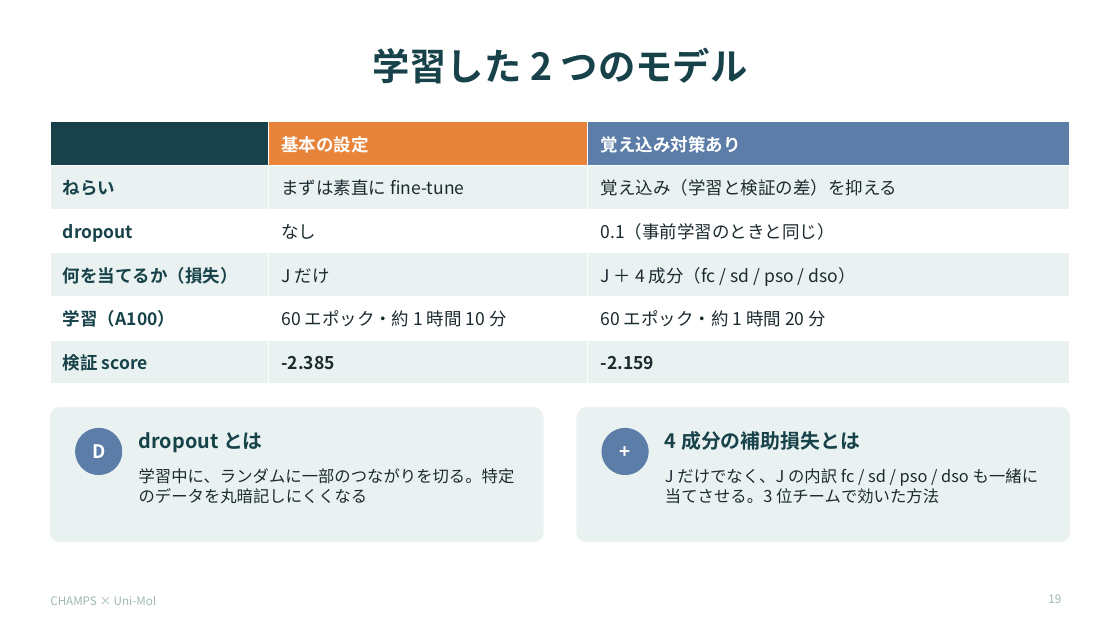
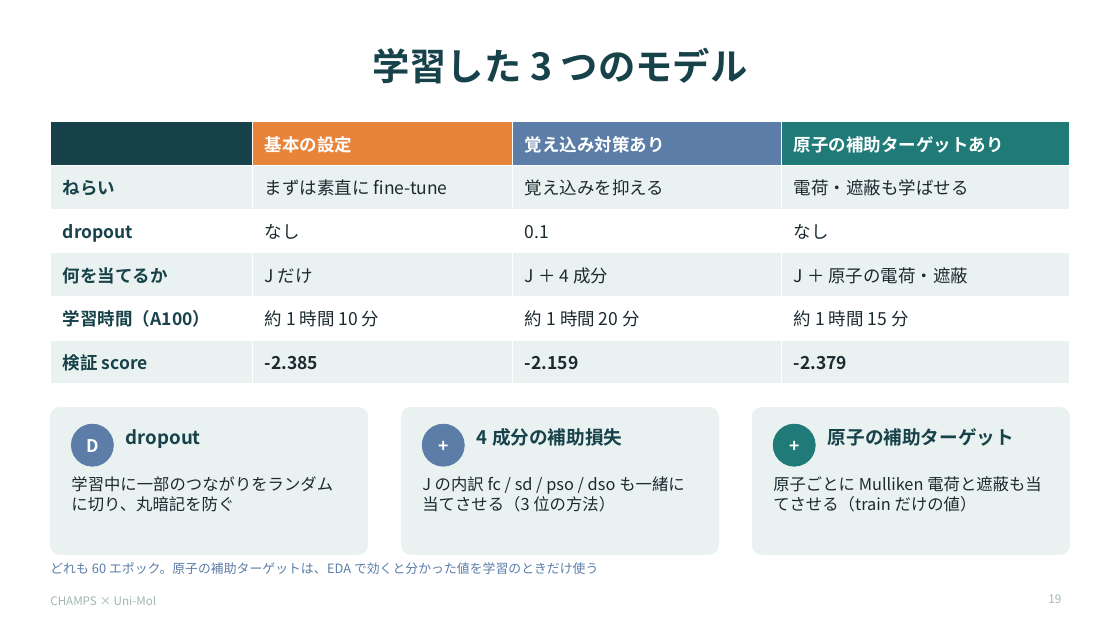
Before and after one commit to kino0120/predicting-molecular-properties, a slide deck: slide 19 of slides/champs_unimol.pptx. Drawn at 1120x630 pixels with LibreOffice and Linux fonts; fonts in the diff are those of the drawing. Boxes give left, top, right and bottom in pixels: in the first picture for what was removed or moved away, otherwise in the second. Text is boxed around its words. In the diff, an @@ line names an element or a change of style, - is before the commit and + after.

```diff
--- a/slides/champs_unimol.pptx
+++ b/slides/champs_unimol.pptx
@@ title at box(372, 47, 748, 84): text changed @@
-学習した 2 つのモデル
+学習した 3 つのモデル
@@ table at box(50, 122, 1070, 375) @@
-column 1:  | ねらい | dropout | 何を当てるか（損失） | 学習（A100） | 検証 score
-column 2: 基本の設定 | まずは素直に fine-tune | なし | J だけ | 60 エポック・約 1 時間 10 分 | -2.385
-column 3: 覚え込み対策あり | 覚え込み（学習と検証の差）を抑える | 0.1（事前学習のときと同じ） | J ＋ 4 成分（fc / sd / pso / dso） | 60 エポック・約 1 時間 20 分 | -2.159
+column 1:  | ねらい | dropout | 何を当てるか | 学習時間（A100） | 検証 score
+column 2: 基本の設定 | まずは素直に fine-tune | なし | J だけ | 約 1 時間 10 分 | -2.385
+column 3: 覚え込み対策あり | 覚え込みを抑える | 0.1 | J ＋ 4 成分 | 約 1 時間 20 分 | -2.159
+column 4: 原子の補助ターゲットあり | 電荷・遮蔽も学ばせる | なし | J ＋ 原子の電荷・遮蔽 | 約 1 時間 15 分 | -2.379
@@ rounded rectangle: place and size @@
-rounded rectangle at box(50, 408, 544, 542)
+rounded rectangle at box(50, 408, 368, 555)
@@ rounded rectangle at box(50, 408, 368, 555): proportions changed @@
@@ rounded rectangle at box(402, 408, 719, 555): proportions changed @@
@@ rounded rectangle: place and size @@
-rounded rectangle at box(577, 408, 1070, 542)
+rounded rectangle at box(402, 408, 719, 555)
@@ rounded rectangle added at box(753, 408, 1070, 555), fill #EAF2F1, outline #EAF2F1 0.75 pt @@
@@ text "D" at box(86, 439, 98, 452): size 16 to 15 pt @@
@@ ellipse: place and size @@
-ellipse at box(76, 429, 122, 475)
+ellipse at box(71, 424, 113, 466)
@@ text at box(126, 429, 201, 448): text changed; size 17 to 16 pt @@
-dropout とは
+dropout
@@ text "+" at box(423, 424, 465, 466): size 16 to 15 pt @@
@@ ellipse: place and size @@
-ellipse at box(602, 429, 649, 475)
+ellipse at box(423, 424, 465, 466)
@@ text "+": place and size @@
-text "+" at box(602, 429, 649, 475)
+text "+" at box(423, 424, 465, 466)
@@ text at box(477, 428, 622, 446): text changed; size 17 to 16 pt @@
-4 成分の補助損失とは
+4 成分の補助損失
@@ ellipse added at box(774, 424, 816, 466), fill #1F7A78, outline #1F7A78 0.75 pt @@
@@ text added at box(774, 424, 816, 466), 15 pt, text #FFFFFF, bold @@
++
@@ text added at box(828, 428, 1014, 446), 16 pt, text #17424A, bold @@
+原子の補助ターゲット
@@ text at box(71, 476, 333, 512): text changed @@
-学習中に、ランダムに一部のつながりを切る。特定のデータを丸暗記しにくくなる
+学習中に一部のつながりをランダムに切り、丸暗記を防ぐ
@@ text at box(422, 476, 684, 512): text changed @@
-J だけでなく、J の内訳 fc / sd / pso / dso も一緒に当てさせる。3 位チームで効いた方法
+J の内訳 fc / sd / pso / dso も一緒に当てさせる（3 位の方法）
@@ text added at box(773, 476, 1041, 512), 14 pt, text #1B2A2F @@
+原子ごとに Mulliken 電荷と遮蔽も当てさせる（train だけの値）
@@ text added at box(50, 562, 598, 574), 11 pt, text #5B7DA8 @@
+どれも 60 エポック。原子の補助ターゲットは、EDA で効くと分かった値を学習のときだけ使う
```
Also in this commit, not shown: 4 other slides changed, 6 other files.
